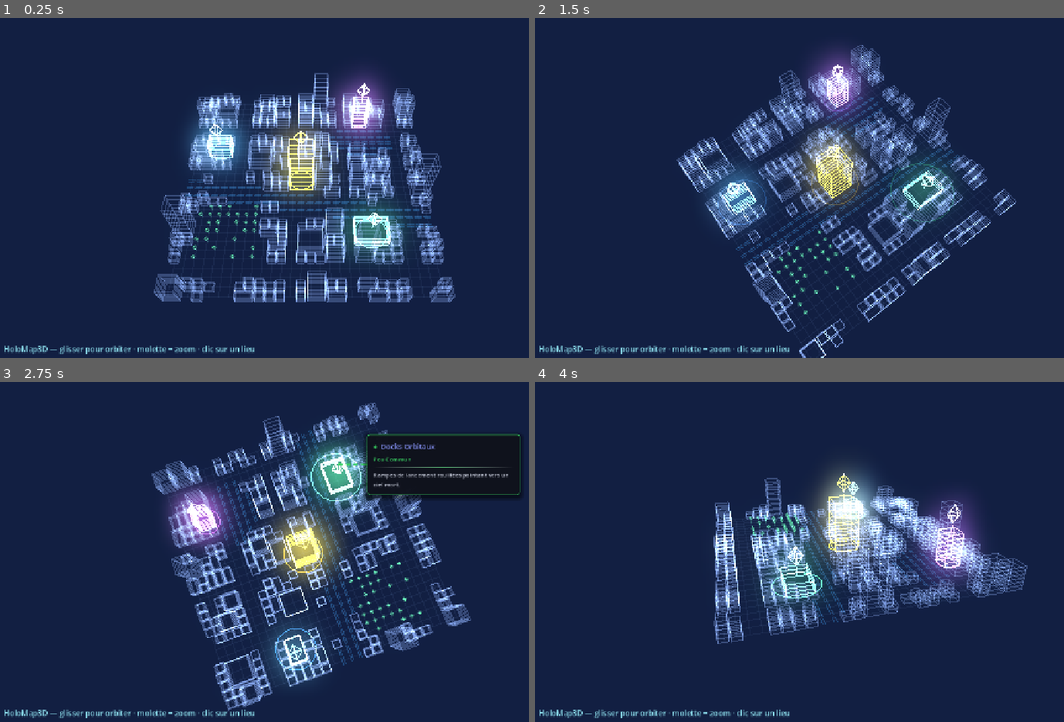
Above: before the commit, frames 1-4 (two rows, left to right).
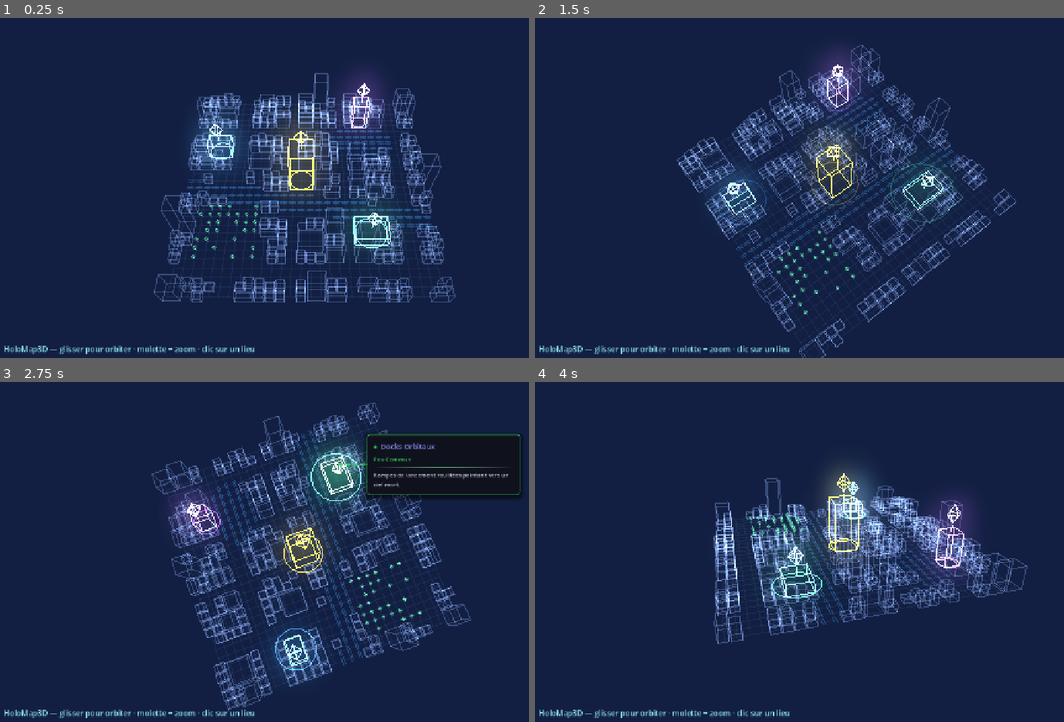
Above: after the commit, the same moments.

Repository: Rhend/Reliquary
Game: Godot game, scene res://scenes/holomap3d/holo_map_3d.tscn
Same seed, same stepped clock (60 frames per second), same inputs: the game is played once before the commit and once after it. This scene is started directly instead of the project's main scene.
Inputs (mouse positions are in pixels of both pictures, inside the frame that each line leads up to):
- Up to frame 1 (0.25 s): no input
- Up to frame 2 (1.5 s): tap Enter at 0.5, 0.6 s; move the mouse to (979, 167) at 0.52 s; hold Right 0.53-1.25 s; click (979, 167) at 0.67 s; tap Space (ui_select) at 0.77 s; drag from (714, 201) to (810, 252) at 1.27 s
- Up to frame 3 (2.75 s): move the mouse to (365, 470) at 2.02 s; hold Right from 2.03 s (still down); tap Enter at 2.1 s
- Up to frame 4 (4 s): release Right at 2.75 s; drag from (810, 616) to (656, 497) at 2.77 s; move the mouse to (1026, 599) at 3.52 s; hold Left from 3.53 s (still down); tap Enter at 3.6 s; tap Space (ui_select) at 3.77 s

The runs differ from the first frame. In frame 1, 11% of the frame differs, in the area x 29-86%, y 17-84%; in frame 2, 9.7%; in frame 3, 11%, in the area x 28-89%, y 6-97%; in frame 4, 8.1%.

Commit message:
fix(holomap3d): bâtiments en contour creux seul (zéro quadrillage interne)
Supprime toute subdivision interne (lignes d'étages) sur TOUS les bâtiments —
remplissage comme lieux. Chaque bâtiment = les 12 arêtes de sa boîte
englobante. La lisibilité vient de la silhouette des volumes, plus du
remplissage qui saturait l'image (faux flou). Couleurs/glow/échelle/voirie
inchangés.

Co-Authored-By: Claude Opus 4.8 <noreply@anthropic.com>

Diff:
--- a/scenes/holomap3d/HoloLocation3D.gd
+++ b/scenes/holomap3d/HoloLocation3D.gd
@@ -84,11 +84,9 @@
 			clique.emit(lieu_id)
 
 func _construire() -> void:
-	# ── Bâtiment-lieu (emprise N×M + étages) ──
+	# ── Bâtiment-lieu : contour creux UNIQUEMENT (12 arêtes, pas de quadrillage) ──
 	var sb := HoloMesh3D.st()
 	var n := HoloMesh3D.box(sb, Vector3.ZERO, taille_x, hauteur, taille_z, col)
-	n += HoloMesh3D.etages(sb, Vector3.ZERO, taille_x, hauteur, taille_z, col,
-			clampi(etages - 1, 0, 6))
 	# Tige toit → pin.
 	n += HoloMesh3D.line(sb, Vector3(0, hauteur, 0), Vector3(0, _pin_y - PIN_H, 0), col)
 	var bat := MeshInstance3D.new()
--- a/scenes/holomap3d/HoloMap3D.gd
+++ b/scenes/holomap3d/HoloMap3D.gd
@@ -350,9 +350,8 @@
 			var et := g.etages + (0 if g.creux else rng.randi_range(0, 2))
 			var sy := float(et) * unite_maison
 			var centre := _centre_emprise(x, y, g.emprise)
+			# Contour creux UNIQUEMENT (12 arêtes) — aucun quadrillage interne.
 			n += HoloMesh3D.box(s, centre, sx, sy, sz, col)
-			if not g.creux:
-				n += HoloMesh3D.etages(s, centre, sx, sy, sz, col, clampi(et - 1, 0, 6))
 	_ajouter_mesh(HoloMesh3D.commit(s, n), "Ville")
 
 # Premier gabarit (ordre aléatoire) dont l'emprise tient ici (pas de route /
